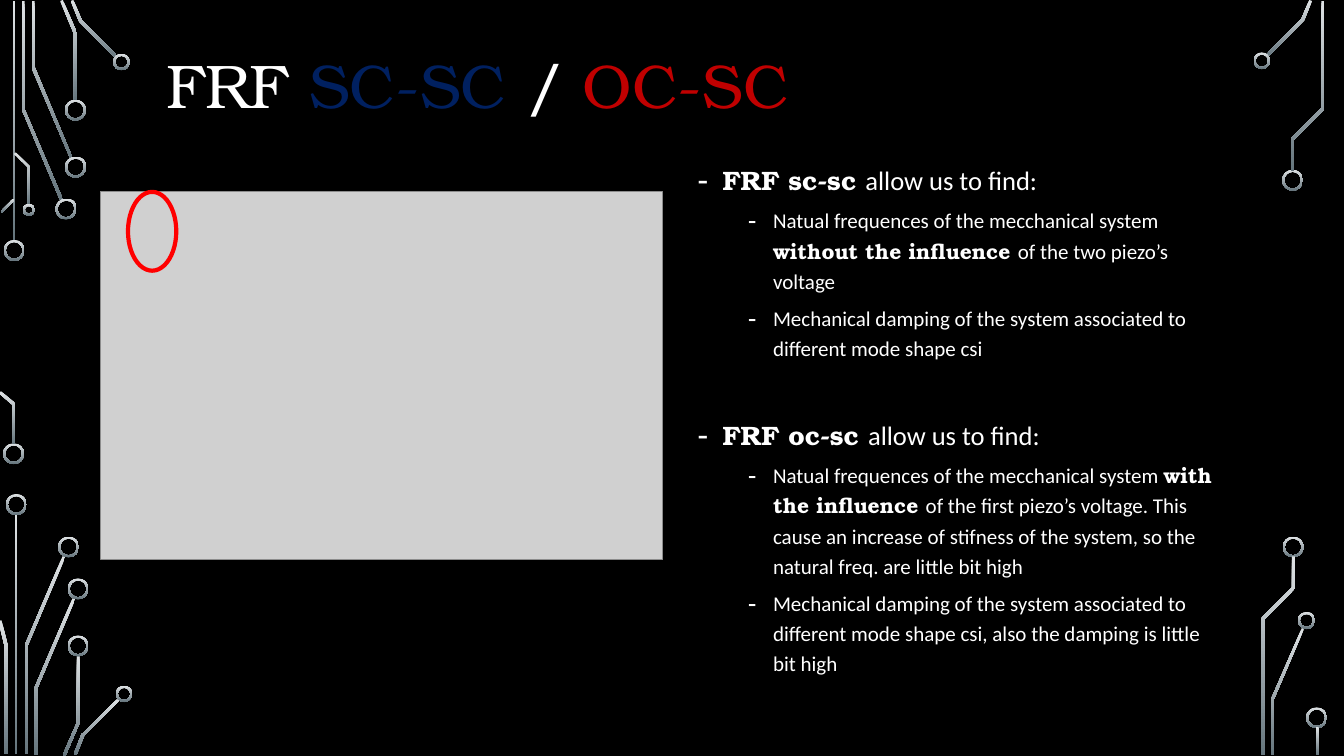
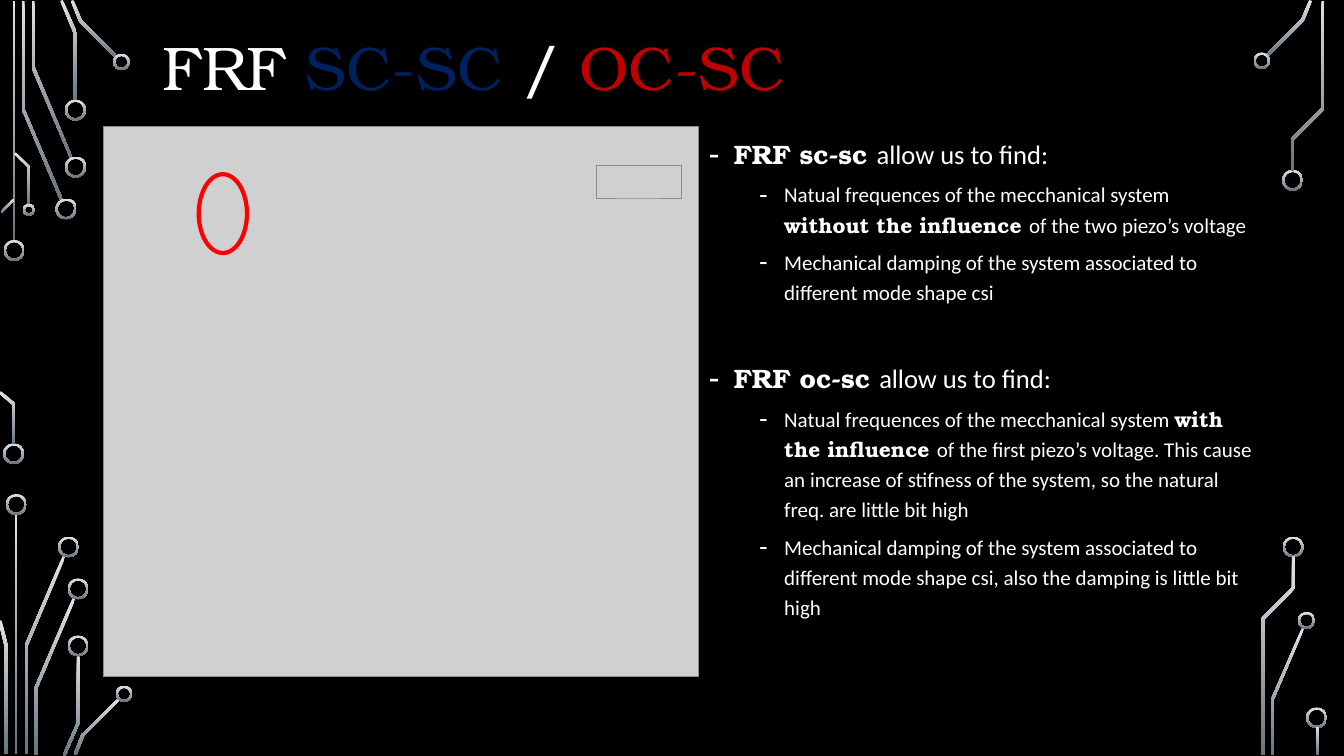
Before and after one commit to elchape99/SSCSA, a slide deck: slide 8 of presentazione_progetto.pptx. Drawn at 1344x756 pixels with LibreOffice and Linux fonts; fonts in the diff are those of the drawing; grey boxes stand for pictures; background and template pictures are left out. Boxes give left, top, right and bottom in pixels: in the first picture for what was removed or moved away, otherwise in the second. Text is boxed around its words. In the diff, an @@ line names an element or a change of style, - is before the commit and + after.

```diff
--- a/presentazione_progetto.pptx
+++ b/presentazione_progetto.pptx
@@ title "FRF SC-SC / OC-SC" rewrapped from [723,172,859,446] to [734,146,871,389] @@
@@ picture: place and size @@
-picture at [101,192,663,560]
+picture at [103,127,699,678]
@@ text "FRF sc-sc allow us to ..." rewrapped from [723,171,1212,675] to [734,145,1251,619] @@
@@ ellipse: place and size @@
-ellipse at [128,192,176,270]
+ellipse at [199,174,247,253]
@@ picture added at [597,165,682,200] @@
```
Also in this commit, not shown: 6 other slides changed, 10 slides added, 3 slides removed, 13 other files.
